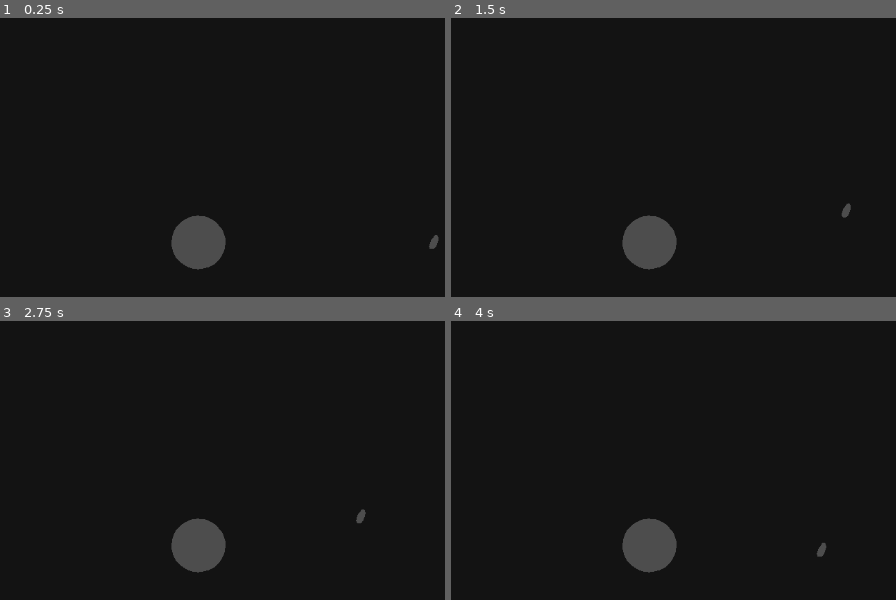
Above: before the commit, frames 1-4 (two rows, left to right).
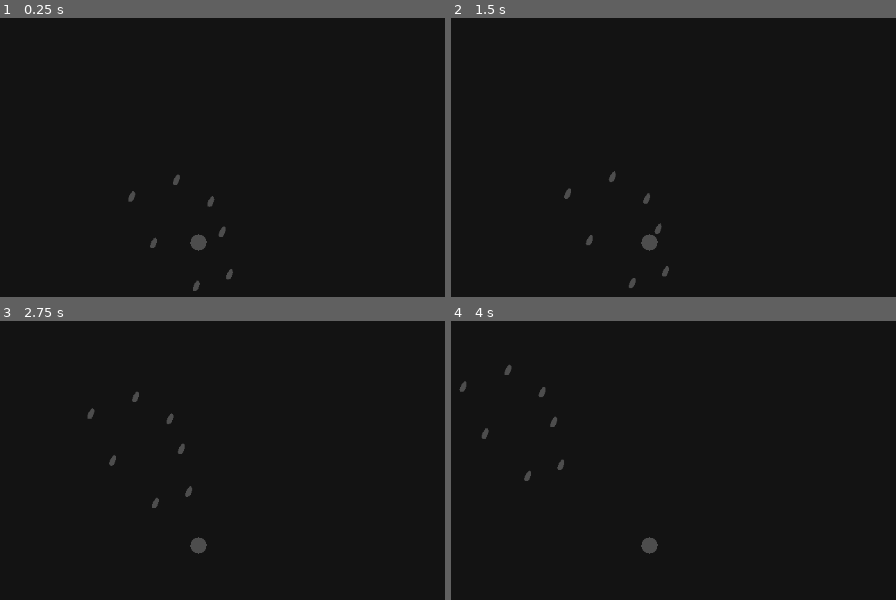
Above: after the commit, the same moments.

Repository: FOSS-Supremacy/celestis
Game: Godot game, scene res://scenes/tests.tscn
The game is run twice, just before and just after one commit, with the same random seed, the same clock (stepped at 60 frames per second) and the same inputs. This scene is started directly instead of the project's main scene.
Inputs:
- Up to frame 1 (0.25 s): no input
- Up to frame 2 (1.5 s): tap Enter at 0.5 s; hold Right (player_right) 0.53-1.28 s; hold K (camera_down) 0.53-1.28 s; hold Down (player_down) from 1.28 s (still down); tap J (camera_left) at 1.35 s
- Up to frame 3 (2.75 s): release Down (player_down) at 2.03 s; hold Right (player_right) from 2.03 s (still down); hold L (camera_right) from 2.03 s (still down)
- Up to frame 4 (4 s): release Right (player_right) at 2.78 s; release L (camera_right) at 2.78 s; hold Up (player_up) 2.78-3.53 s; tap I (camera_up) at 2.85 s; hold Left (player_left) from 3.53 s (still down); hold K (camera_down) from 3.53 s (still down)

The runs differ from the first frame. In frame 1, 2.0% of the frame differs, in the area x 28-99%, y 56-98%; in frame 2, 1.9%; in frame 3, 2.0%, in the area x 19-83%, y 25-91%; in frame 4, 2.0%.

Commit message:
improvements to key development scenes.

Diff:
--- a/scenes/single_player.tscn
+++ b/scenes/single_player.tscn
@@ -1,7 +1,7 @@
 [gd_scene load_steps=16 format=3 uid="uid://co0nh3kvveu6i"]
 
 [ext_resource type="PackedScene" uid="uid://bt6wk7l13xiyc" path="res://scenes/universe.tscn" id="1_l1df2"]
-[ext_resource type="Script" path="res://scripts/player.gd" id="2_5j7pi"]
+[ext_resource type="Script" path="res://scripts/gameplay/player/player.gd" id="2_5j7pi"]
 [ext_resource type="PhysicsMaterial" uid="uid://bi881x7u6ytn1" path="res://tweaks/planet_physics_material.tres" id="2_hgeid"]
 [ext_resource type="PackedScene" uid="uid://xvqnr58dv705" path="res://scenes/stars/blue_star.tscn" id="3_dumsi"]
 [ext_resource type="OccluderPolygon2D" uid="uid://dhxlba7wqg83g" path="res://assets/planet_light_occluder.tres" id="3_gmkt0"]
--- a/scenes/tests.tscn
+++ b/scenes/tests.tscn
@@ -1,120 +1,57 @@
-[gd_scene load_steps=17 format=3 uid="uid://bk0nyitl8ksom"]
+[gd_scene load_steps=8 format=3 uid="uid://bk0nyitl8ksom"]
 
 [ext_resource type="PackedScene" uid="uid://bt6wk7l13xiyc" path="res://scenes/universe.tscn" id="1_6px6t"]
-[ext_resource type="PhysicsMaterial" uid="uid://bi881x7u6ytn1" path="res://tweaks/planet_physics_material.tres" id="1_satht"]
-[ext_resource type="OccluderPolygon2D" uid="uid://dhxlba7wqg83g" path="res://assets/planet_light_occluder.tres" id="2_ftfol"]
-[ext_resource type="Shape2D" uid="uid://xhd3gcyxecfu" path="res://tweaks/planet_gravity.tres" id="3_i8thf"]
-[ext_resource type="Script" path="res://scripts/test_gravity.gd" id="3_nicav"]
-[ext_resource type="Shape2D" uid="uid://bgyte2541rg5t" path="res://tweaks/planet_orbit1.tres" id="4_lklgp"]
-[ext_resource type="Shape2D" uid="uid://ui8n1udb2jxm" path="res://tweaks/planet_orbit2.tres" id="5_10ra4"]
-[ext_resource type="Shape2D" uid="uid://wxu2g6v53xsk" path="res://tweaks/planet_orbit3.tres" id="6_fgxv1"]
-[ext_resource type="Shape2D" uid="uid://cq6h7pwgpirqb" path="res://tweaks/planet_orbit4.tres" id="7_8axe2"]
-[ext_resource type="Shape2D" uid="uid://dansy3sasce1o" path="res://tweaks/planet_orbit5.tres" id="8_ivp3s"]
-[ext_resource type="OccluderPolygon2D" uid="uid://0ecnuo1msnrn" path="res://assets/asteroid_light_occluder.tres" id="9_42d03"]
-[ext_resource type="PhysicsMaterial" uid="uid://bnrp0sskihyu7" path="res://tweaks/asteroid_physics_material.tres" id="9_mw08q"]
-[ext_resource type="Shape2D" uid="uid://du4lysgnbgttl" path="res://tweaks/asteroid_gravity.tres" id="10_ris42"]
+[ext_resource type="PackedScene" uid="uid://etdcw1ftppmc" path="res://assets/prefabs/gameplay/space/asteroid/asteroid.tscn" id="2_gpo2n"]
+[ext_resource type="Script" path="res://scripts/resource/SpaceObjectSettings.gd" id="3_vpnbn"]
+[ext_resource type="PackedScene" uid="uid://cb3pbe0pkul1h" path="res://assets/prefabs/gameplay/player/Player.tscn" id="14_v7w3n"]
 
-[sub_resource type="CircleShape2D" id="CircleShape2D_uynbf"]
-radius = 20.0
+[sub_resource type="Resource" id="Resource_kitg0"]
+script = ExtResource("3_vpnbn")
+object_mass = 101
 
-[sub_resource type="SceneReplicationConfig" id="SceneReplicationConfig_h0k17"]
+[sub_resource type="Resource" id="Resource_j2vxj"]
+script = ExtResource("3_vpnbn")
+object_mass = 10
 
-[sub_resource type="CapsuleShape2D" id="CapsuleShape2D_bywbb"]
-radius = 90.0
-height = 380.0
+[sub_resource type="Resource" id="Resource_0qsoq"]
+script = ExtResource("3_vpnbn")
+object_mass = 10
 
 [node name="tests" type="Node2D"]
 
 [node name="universe" parent="." instance=ExtResource("1_6px6t")]
 
-[node name="planet" type="RigidBody2D" parent="."]
-physics_material_override = ExtResource("1_satht")
-can_sleep = false
-lock_rotation = true
+[node name="asteroid" parent="." instance=ExtResource("2_gpo2n")]
+resource = SubResource("Resource_kitg0")
 
-[node name="Node2D" type="Node2D" parent="planet"]
-script = ExtResource("3_nicav")
+[node name="asteroid2" parent="." instance=ExtResource("2_gpo2n")]
+position = Vector2(83, -34)
+resource = SubResource("Resource_j2vxj")
 
-[node name="Camera2D" type="Camera2D" parent="planet/Node2D"]
-zoom = Vector2(2, 2)
+[node name="asteroid3" parent="." instance=ExtResource("2_gpo2n")]
+position = Vector2(126, -50)
+resource = SubResource("Resource_0qsoq")
 
-[node name="Polygon2D" type="Polygon2D" parent="planet/Node2D"]
-scale = Vector2(0.4, 0.4)
-color = Color(0.303233, 0.303233, 0.303233, 1)
-antialiased = true
-polygon = PackedVector2Array(-22.7006, -42.7119, -31.2134, -37.017, -39.7261, -28.4746, -43.9825, -21.3559, -46.8201, -12.8136, -48.2389, -4.27118, -48.2389, 7.11865, -45.4013, 18.5085, -39.7261, 28.4746, -32.6322, 35.5932, -22.7006, 42.7119, -11.3503, 46.9831, 0, 48.4068, 8.51276, 46.9831, 19.8631, 44.1356, 29.7946, 38.4407, 35.4698, 32.7458, 41.145, 25.6271, 43.8889, 20.1202, 46.8201, 12.8136, 48.2389, 4.27121, 48.2389, -8.54236, 45.4013, -17.0847, 42.5637, -24.2034, 31.2134, -37.017, 22.7007, -42.7119, 12.7692, -46.9831, -1.41876, -48.4068, -12.7691, -46.9831)
+[node name="asteroid4" parent="." instance=ExtResource("2_gpo2n")]
+position = Vector2(104, 11)
+resource = SubResource("Resource_0qsoq")
 
-[node name="LightOccluder2D" type="LightOccluder2D" parent="planet/Node2D/Polygon2D"]
-occluder = ExtResource("2_ftfol")
+[node name="asteroid5" parent="." instance=ExtResource("2_gpo2n")]
+position = Vector2(145, 52)
+resource = SubResource("Resource_0qsoq")
 
-[node name="gravity" type="Area2D" parent="planet/Node2D"]
-gravity_space_override = 1
-gravity_point = true
-gravity_point_center = Vector2(214, -70)
-gravity_direction = Vector2(214, -70)
-gravity = 5.0
+[node name="asteroid6" parent="." instance=ExtResource("2_gpo2n")]
+position = Vector2(177, 41)
+resource = SubResource("Resource_0qsoq")
 
-[node name="CollisionShape2D" type="CollisionShape2D" parent="planet/Node2D/gravity"]
-shape = ExtResource("3_i8thf")
+[node name="asteroid7" parent="." instance=ExtResource("2_gpo2n")]
+position = Vector2(159, -29)
+resource = SubResource("Resource_0qsoq")
 
-[node name="orbit1" type="Area2D" parent="planet/Node2D"]
+[node name="Player" parent="." instance=ExtResource("14_v7w3n")]
+position = Vector2(147, 10)
+acceleration = 100.0
+max_speed = 100.0
+drag = 5.0
 
-[node name="CollisionShape2D" type="CollisionShape2D" parent="planet/Node2D/orbit1"]
-shape = ExtResource("4_lklgp")
-
-[node name="orbit2" type="Area2D" parent="planet/Node2D"]
-
-[node name="CollisionShape2D" type="CollisionShape2D" parent="planet/Node2D/orbit2"]
-shape = ExtResource("5_10ra4")
-
-[node name="orbit3" type="Area2D" parent="planet/Node2D"]
-
-[node name="CollisionShape2D" type="CollisionShape2D" parent="planet/Node2D/orbit3"]
-shape = ExtResource("6_fgxv1")
-
-[node name="orbit4" type="Area2D" parent="planet/Node2D"]
-
-[node name="CollisionShape2D" type="CollisionShape2D" parent="planet/Node2D/orbit4"]
-shape = ExtResource("7_8axe2")
-
-[node name="orbit5" type="Area2D" parent="planet/Node2D"]
-
-[node name="CollisionShape2D" type="CollisionShape2D" parent="planet/Node2D/orbit5"]
-shape = ExtResource("8_ivp3s")
-
-[node name="CollisionShape2D" type="CollisionShape2D" parent="planet"]
-shape = SubResource("CircleShape2D_uynbf")
-
-[node name="MultiplayerSynchronizer" type="MultiplayerSynchronizer" parent="planet"]
-replication_config = SubResource("SceneReplicationConfig_h0k17")
-
-[node name="asteroid" type="RigidBody2D" parent="."]
-position = Vector2(170, 0)
-physics_material_override = ExtResource("9_mw08q")
-can_sleep = false
-lock_rotation = true
-
-[node name="Node2D" type="Node2D" parent="asteroid"]
-scale = Vector2(0.03, 0.03)
-
-[node name="Polygon2D" type="Polygon2D" parent="asteroid/Node2D"]
-color = Color(0.301961, 0.301961, 0.301961, 1)
-polygon = PackedVector2Array(-76.6667, -56.6667, -103.333, 20, -123.333, 93.3333, -103.333, 146.667, -60, 156.667, 6.66667, 146.667, 53.3333, 83.3333, 80, 10, 103.333, -66.6667, 96.6667, -136.667, 63.3333, -186.667, 10, -173.333, -33.3333, -106.667)
-
-[node name="LightOccluder2D" type="LightOccluder2D" parent="asteroid/Node2D/Polygon2D"]
-occluder = ExtResource("9_42d03")
-
-[node name="gravity" type="Area2D" parent="asteroid/Node2D"]
-gravity_space_override = 1
-gravity_point = true
-gravity_point_center = Vector2(214, -70)
-gravity_direction = Vector2(214, -70)
-gravity = 1.0
-
-[node name="CollisionShape2D" type="CollisionShape2D" parent="asteroid/Node2D/gravity"]
-shape = ExtResource("10_ris42")
-
-[node name="CollisionShape2D" type="CollisionShape2D" parent="asteroid"]
-rotation = 0.471239
-scale = Vector2(0.03, 0.03)
-shape = SubResource("CapsuleShape2D_bywbb")
+[editable path="asteroid"]
